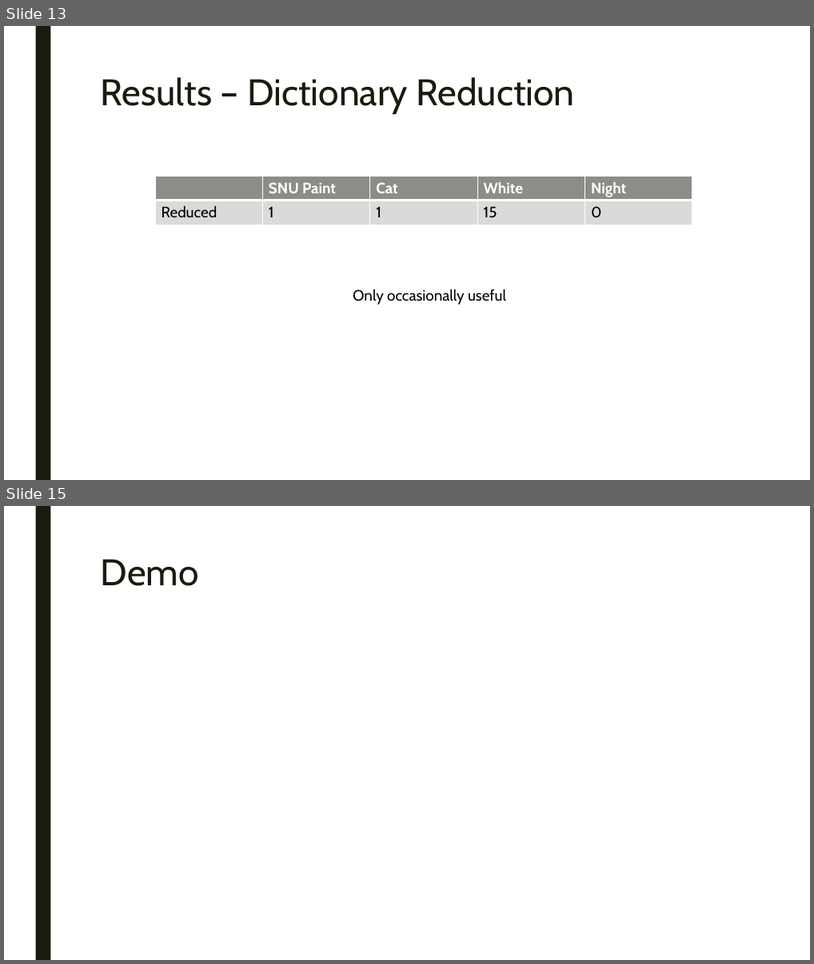
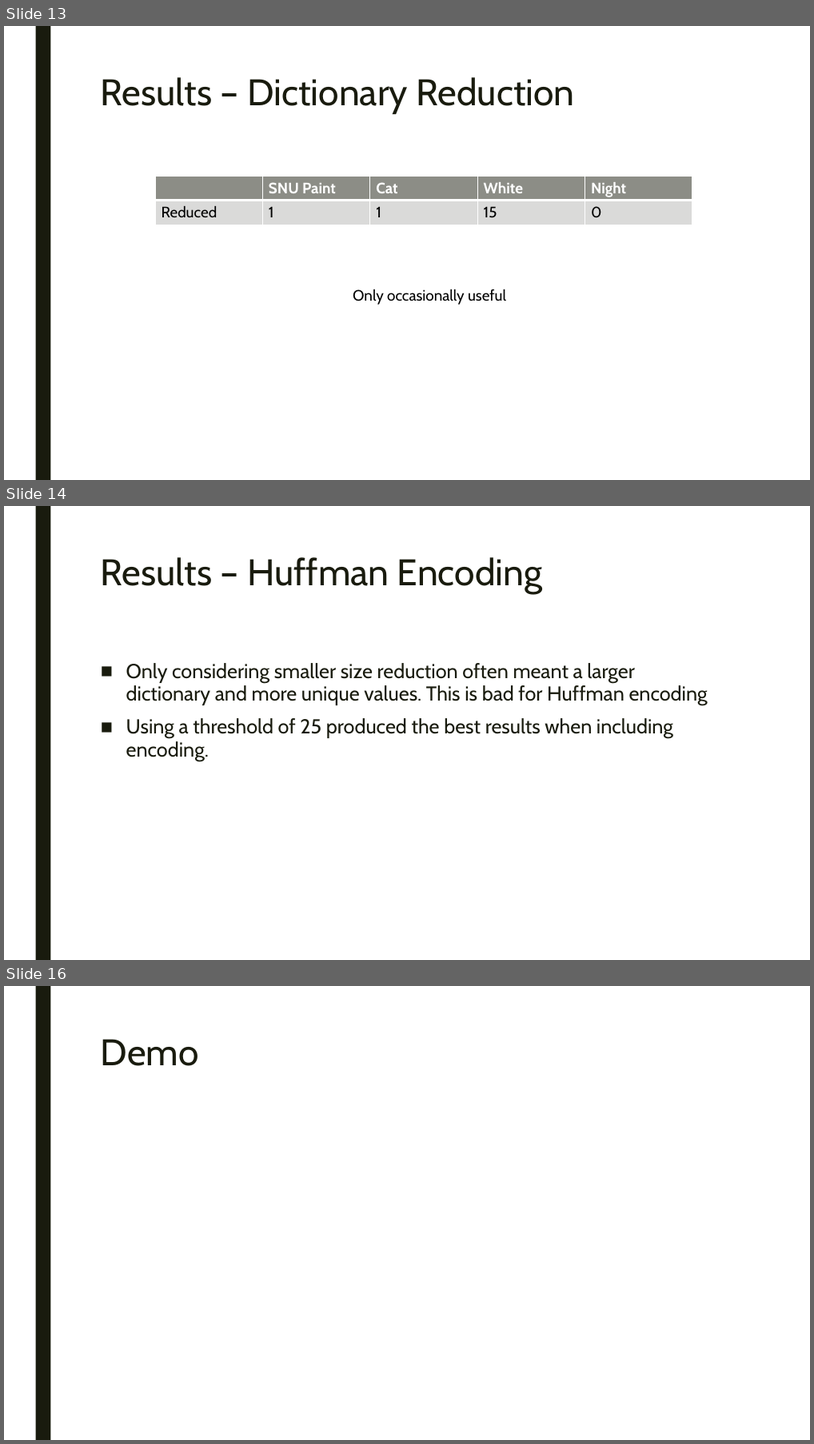
Before and after one commit to BenHorner96/CVSNU_image_compression, a slide deck: presentation.pptx. Shown one above the other, each under a label of ours: slides 13 and 15 before the commit, slides 13, 14 and 16 after it; the slides between them are not shown. The pictures are 814x964 and 814x1444 pixels, drawn with LibreOffice and Linux fonts; fonts in the diff are those of the drawing. Boxes give left, top, right and bottom in pixels: in the first picture for what was removed or moved away, otherwise in the second. Text is boxed around its words. In the diff, an @@ line names an element or a change of style, - is before the commit and + after.

```diff
--- a/presentation.pptx
+++ b/presentation.pptx
@@ slide 14 added at box(4, 506, 810, 960), background #FFFFFF; not listed: 1 template element that a slide beside it also shows @@
@@ title added at box(101, 557, 542, 594), 44 pt, text #191B0E @@
+Results – Huffman Encoding
@@ text added at box(126, 663, 708, 761), 24 pt, text #191B0E @@
+■ Only considering smaller size reduction often meant a larger dictionary and more unique values. This is bad for Huffman encoding
+■ Using a threshold of 25 produced the best results when including encoding.
@@ what was slide 15 is now slide 16 @@
```
Also in this commit, not shown: 4 slides changed, 3 other files.
